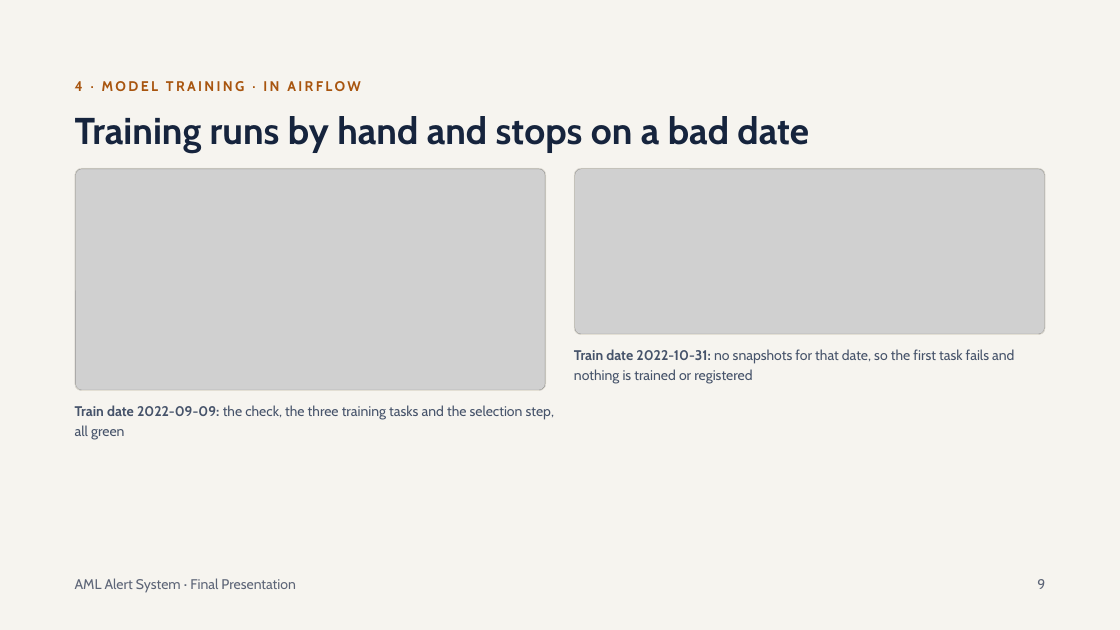
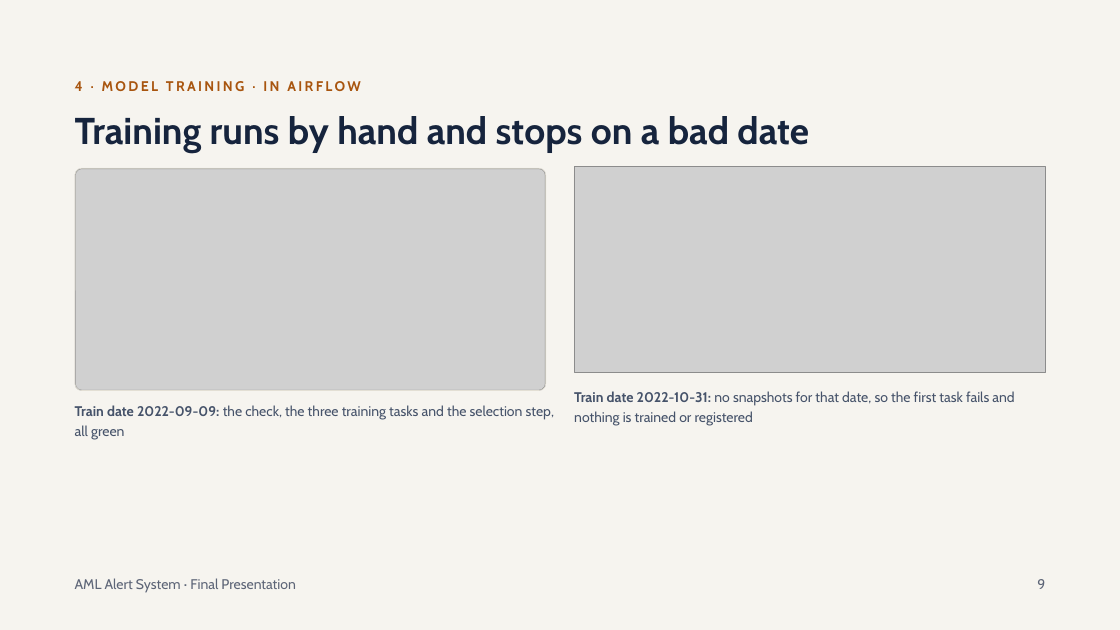
Before and after one commit to Alekhya-koda/Anti-Money-Laundering, a slide deck: slide 9 of reports/AML Alert System Final Presentation.pptx. Drawn at 1120x630 pixels with LibreOffice and Linux fonts; fonts in the diff are those of the drawing; grey boxes stand for pictures. Boxes give left, top, right and bottom in pixels: in the first picture for what was removed or moved away, otherwise in the second. Text is boxed around its words. In the diff, an @@ line names an element or a change of style, - is before the commit and + after.

```diff
--- a/reports/AML Alert System Final Presentation.pptx
+++ b/reports/AML Alert System Final Presentation.pptx
@@ picture: place and size @@
-picture at <box>575,169,1045,334</box>
+picture at <box>575,167,1046,372</box>
@@ text "Train date 2022-10-31: no snapshots ...": place and size @@
-text "Train date 2022-10-31: no snapshots ..." at <box>574,349,1014,384</box>
+text "Train date 2022-10-31: no snapshots ..." at <box>574,391,1014,426</box>
```
Also in this commit, not shown: 1 other slide changed, 1 other file.
